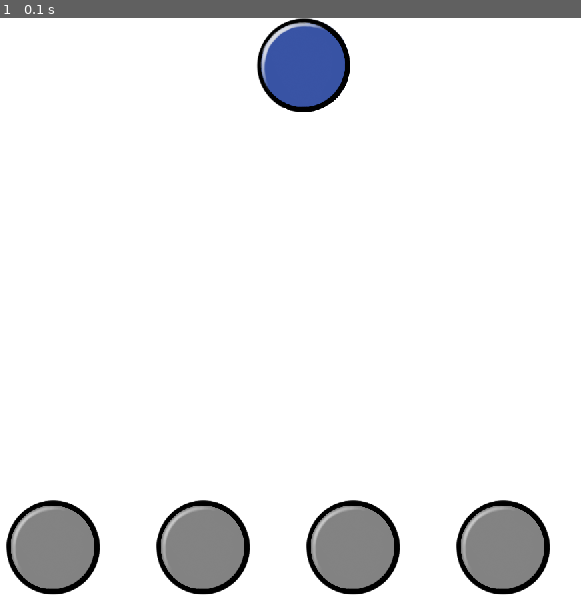
Above: before the commit, frame 1.
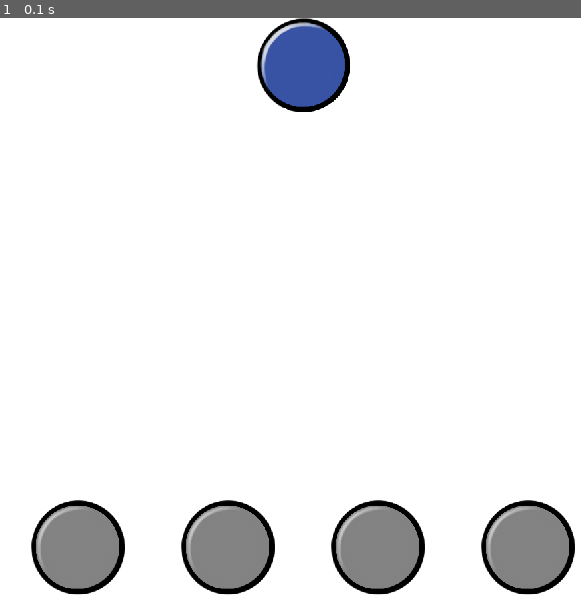
Above: after the commit, the same moment.

Repository: foxwithahdie/pygameRhythmGame
Game: pygame game, started from main.py
Same seed, same stepped clock (60 frames per second), same inputs: the game is played once before the commit and once after it.
Inputs:
- Up to frame 1 (0.1 s): no input

The runs differ from the first frame. In frame 1, 7.2% of the frame differs, in the area x 1-99%, y 82-99%.

Commit message:
key padding in a workable state

Diff:
--- a/constants.py
+++ b/constants.py
@@ -15,4 +15,4 @@
 
 KEY_Y_POS = 480
 
-KEY_SPACING = 1
+KEY_SPACING = 150
--- a/game_context.py
+++ b/game_context.py
@@ -8,3 +8,6 @@
 
     notes_group: pygame.sprite.Group = pygame.sprite.Group()
     settings: pygame.sprite.Group = pygame.sprite.Group()
+    test_group: pygame.sprite.Group = pygame.sprite.Group()
+    song_selection: pygame.sprite.Group = pygame.sprite.Group()
+    main_menu: pygame.sprite.Group = pygame.sprite.Group()
--- a/helpers.py
+++ b/helpers.py
@@ -21,19 +21,26 @@
     Calculates the distance between two rectangles.
     :param rect1:
     :param rect2:
-    :return:
+    :return: Distance between the two rectangles.
     """
 
     return ((rect2.centerx - rect1.centerx) ** 2 + (rect2.centery - rect1.centery) ** 2) ** 0.5
 
-def key_padding() -> int:
+def key_padding(screen: pygame.Surface) -> int:
+    """
+    Calculates the padding around the keys.
+    :param screen: Surface for image optimization.
+    :return: Pixel width of padding.
+    """
     screen_width: int = constants.SCREEN_WIDTH
-    image = pygame.image.load(os.path.join(constants.ASSET_DIRECTORY, "grey_circle.png")).convert_alpha()
-    key_rect_left: int = 137 - image.get_size()[0]//2
-    key_rect_right: int = (137 * 4) + image.get_size()[0]//2
+    key_spacing = constants.KEY_SPACING
+    image = pygame.image.load(os.path.join(constants.ASSET_DIRECTORY, "grey_circle.png")).convert_alpha(screen)
+    image = pygame.transform.scale(image, scale_size(image.get_size(), (2 / 3)))
+    key_rect_left: int = key_spacing - image.get_width()//2
+    key_rect_right: int = (key_spacing * 4) + image.get_width()//2
     key_rect_width: int = key_rect_right - key_rect_left
 
-    return (screen_width - key_rect_width) // 2
+    # print("key_rect_left: ", key_rect_left)
+    # print("key_rect_right: ", key_rect_right)
 
-def main_space_x_range() -> tuple[int, int]:
-    return key_padding(), constants.SCREEN_WIDTH - key_padding()
+    return (screen_width - key_rect_width) // (key_spacing // 15)
--- a/main.py
+++ b/main.py
@@ -18,18 +18,26 @@
     context = GameContext()
 
     NoteSprite(NoteSpriteType.BLUE, constants.SCREEN_WIDTH // 2, context.notes_group, surface_hint=screen)
+
     global player_keys
     player_keys = []
 
-    key_1: KeySprite = KeySprite(KeySpriteType.YELLOW, 150, "d", context.notes_group, screen_hint=screen)
-    key_2: KeySprite = KeySprite(KeySpriteType.RED, 150 * 2, "f", context.notes_group, screen_hint=screen)
-    key_3: KeySprite = KeySprite(KeySpriteType.PURPLE, 150 * 3, "j", context.notes_group, screen_hint=screen)
-    key_4: KeySprite = KeySprite(KeySpriteType.BLUE, 150 * 4, "k", context.notes_group, screen_hint=screen)
+    global player_key_x_pos
+    player_key_x_pos = []
 
-    player_keys.append(key_1); player_keys.append(key_2); player_keys.append(key_3); player_keys.append(key_4)
+    key_1: KeySprite = KeySprite(KeySpriteType.YELLOW, helpers.key_padding(screen) + constants.KEY_SPACING,
+                                 "d", context.notes_group, screen_hint=screen)
+    key_2: KeySprite = KeySprite(KeySpriteType.RED, helpers.key_padding(screen) + (constants.KEY_SPACING * 2),
+                                 "f", context.notes_group, screen_hint=screen)
+    key_3: KeySprite = KeySprite(KeySpriteType.PURPLE, helpers.key_padding(screen) + (constants.KEY_SPACING * 3),
+                                 "j", context.notes_group, screen_hint=screen)
+    key_4: KeySprite = KeySprite(KeySpriteType.BLUE, helpers.key_padding(screen) + (constants.KEY_SPACING * 4),
+                                 "k", context.notes_group, screen_hint=screen)
 
-    print((helpers.main_space_x_range()[1] - helpers.main_space_x_range()[0]) // 4)
-
+    player_keys.append(key_1); player_keys.append(key_2)
+    player_keys.append(key_3); player_keys.append(key_4)
+    player_key_x_pos.append(key_1.x_pos); player_key_x_pos.append(key_2.x_pos)
+    player_key_x_pos.append(key_3.x_pos); player_key_x_pos.append(key_4.x_pos)
 
     while running:
         delta_time = clock.tick(constants.FPS) / 1000.0
@@ -50,13 +58,13 @@
             return False
         for key in player_keys:
             key.press_button(event)
+    screen.fill(constants.BACKGROUND_COLOR)
     context.notes_group.update(delta_time)
 
-    screen.fill(constants.BACKGROUND_COLOR)
+
     for key in player_keys:
         key.draw(key.key_type, screen)
     context.notes_group.draw(screen)
-    # context.keys_group.draw(screen)
     return True
 
 
Not shown, changed: README.md
